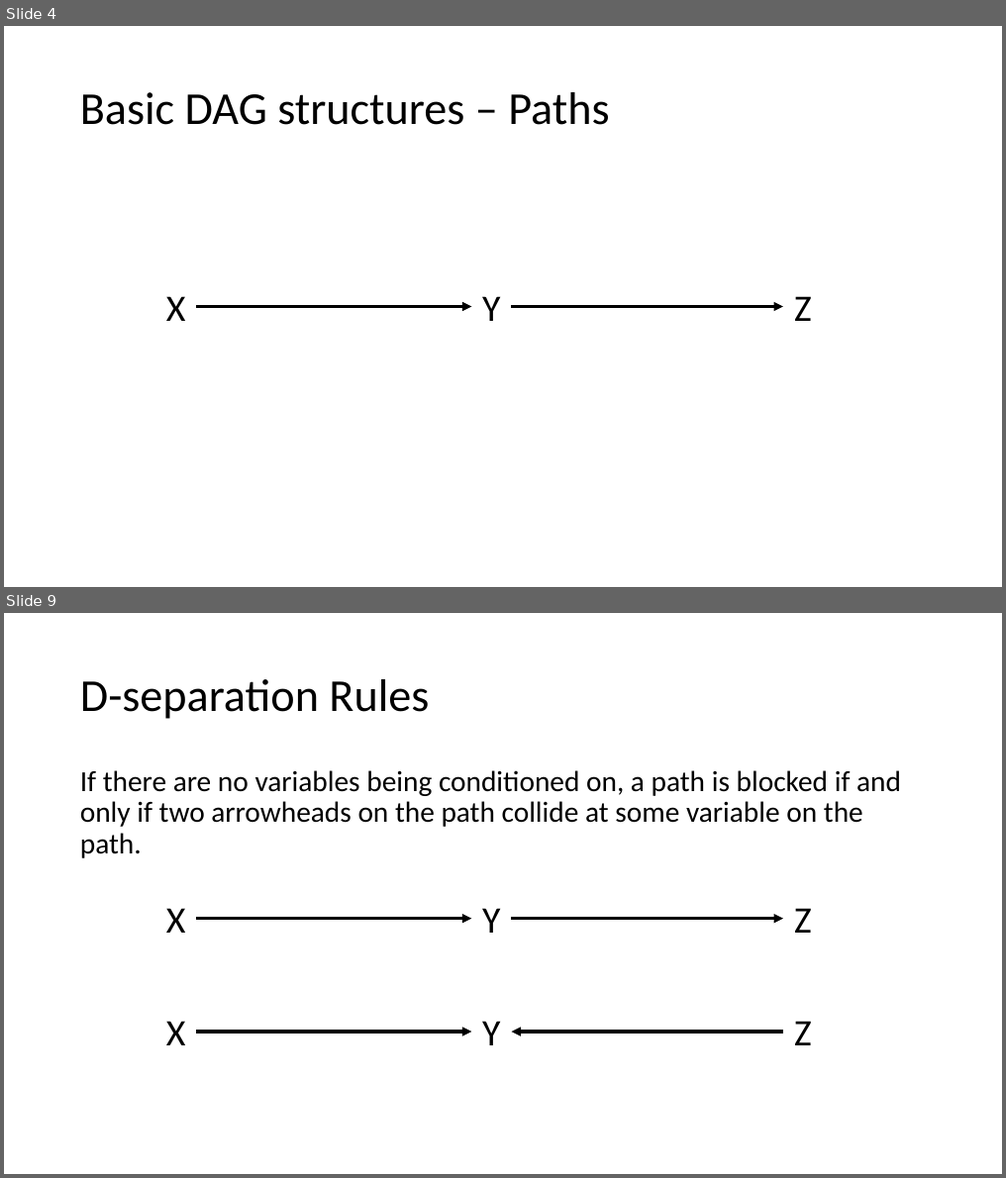
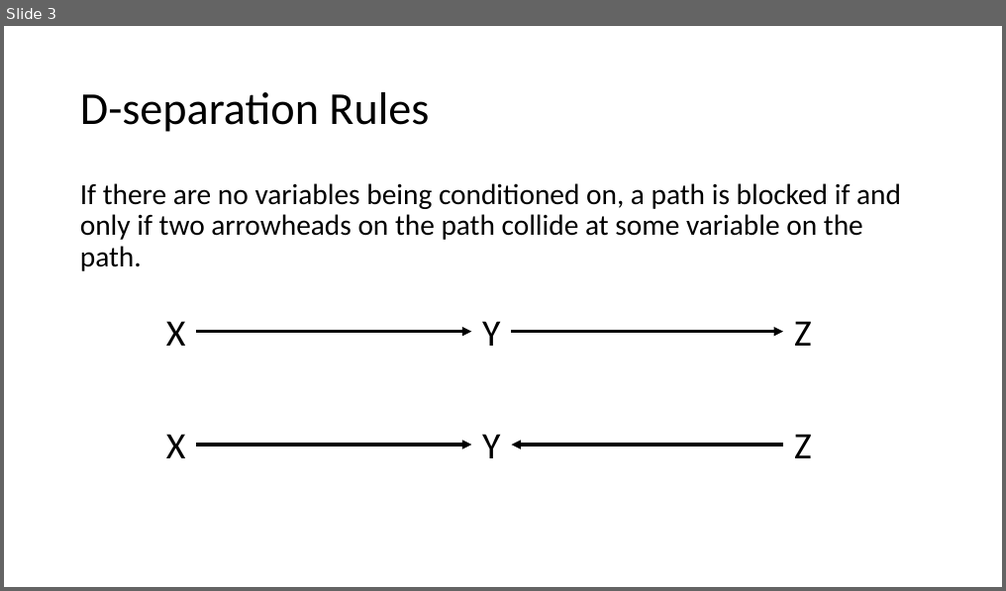
Before and after one commit to brad-cannell/r4epi, a slide deck: img/13_causal_inference/03_dags/dags.pptx. Shown one above the other, each under a label of ours: slides 4 and 9 before the commit, slide 3 after it; the slides between them are not shown. The pictures are 1006x1178 and 1006x591 pixels, drawn with LibreOffice and Linux fonts; fonts in the diff are those of the drawing. Boxes give left, top, right and bottom in pixels: in the first picture for what was removed or moved away, otherwise in the second. Text is boxed around its words. In the diff, an @@ line names an element or a change of style, - is before the commit and + after.

```diff
--- a/img/13_causal_inference/03_dags/dags.pptx
+++ b/img/13_causal_inference/03_dags/dags.pptx
@@ slide 4 removed at bbox=[4, 26, 1002, 587], background #FFFFFF @@
@@ title removed at bbox=[80, 92, 609, 125] @@
-Basic DAG structures – Paths
@@ text removed at bbox=[166, 296, 186, 321] @@
-X
@@ arrow removed from (196, 307) to (472, 307) @@
@@ text removed at bbox=[482, 296, 500, 321] @@
-Y
@@ arrow removed from (512, 307) to (783, 307) @@
@@ text removed at bbox=[794, 296, 812, 321] @@
-Z
@@ what was slide 9 is now slide 3 @@
```
Also in this commit, not shown: 2 slides changed, 5 other slides removed, 12 other files.
